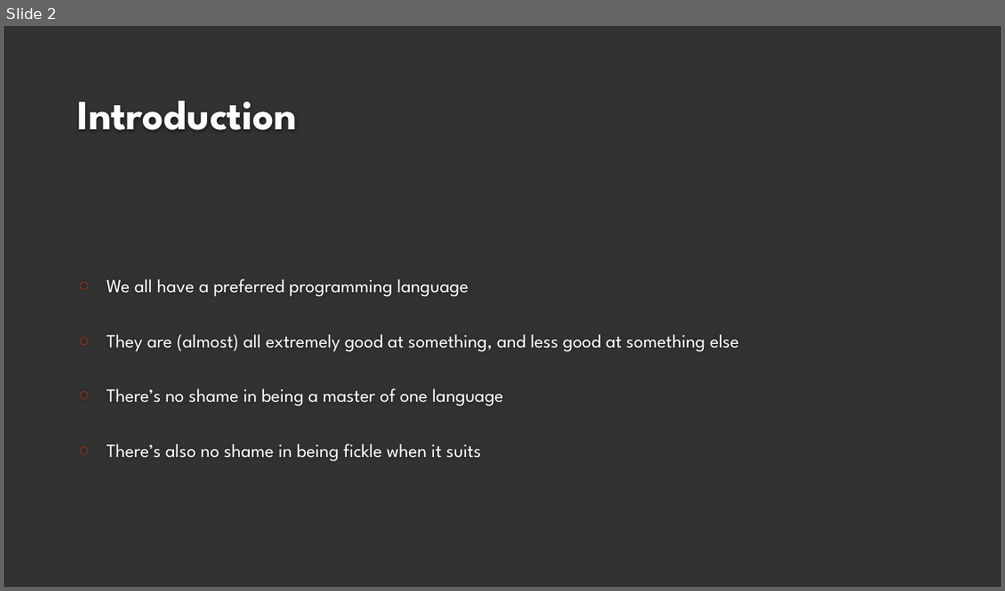
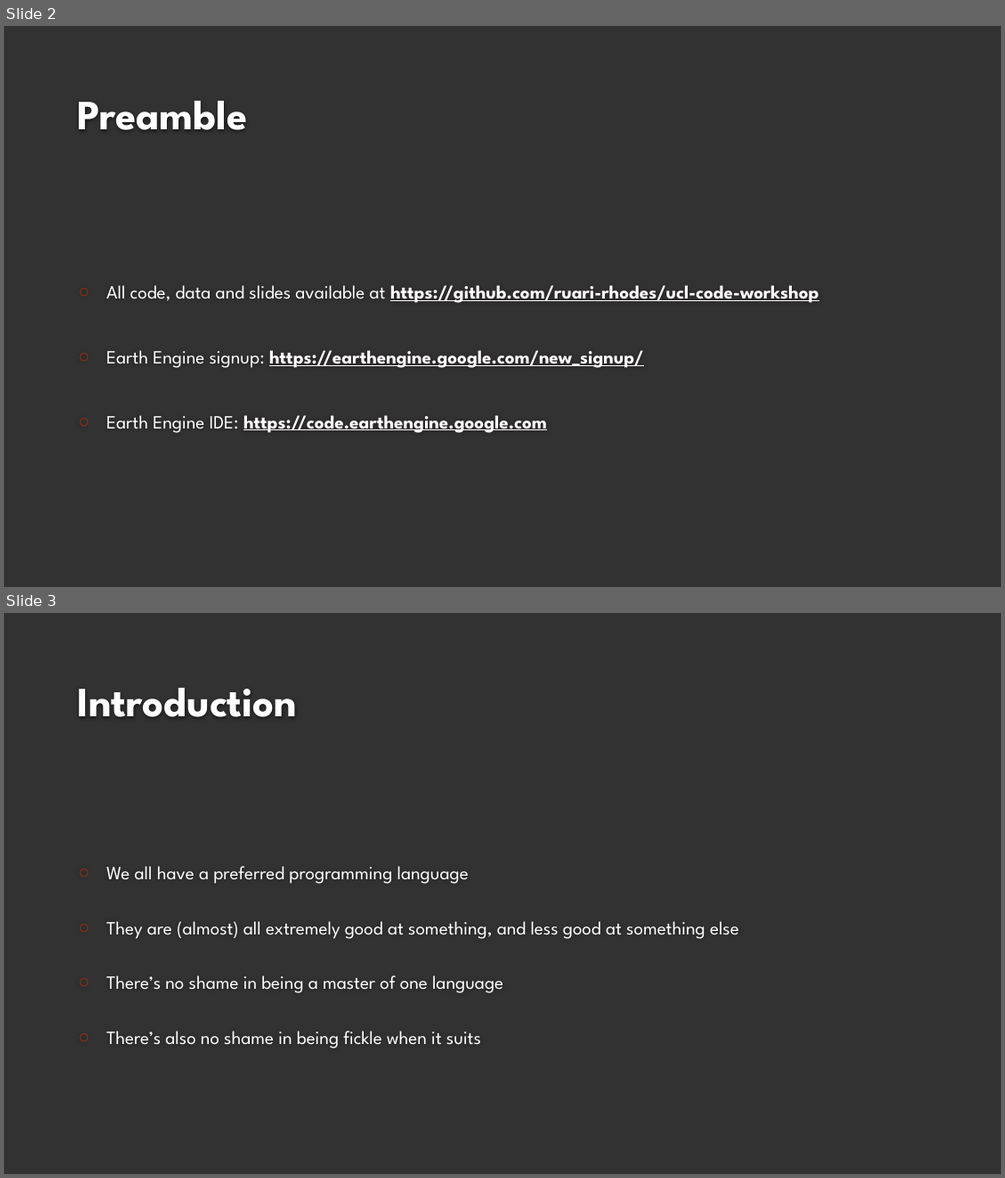
Before and after one commit to ruari-rhodes/ucl-code-workshop, a slide deck: presentation.pptx. Shown one above the other, each under a label of ours: slide 2 before the commit, slides 2 and 3 after it. The pictures are 1005x591 and 1005x1178 pixels, drawn with LibreOffice and Linux fonts; fonts in the diff are those of the drawing; background and template pictures are left out. Boxes give left, top, right and bottom in pixels: in the first picture for what was removed or moved away, otherwise in the second. Text is boxed around its words. In the diff, an @@ line names an element or a change of style, - is before the commit and + after.

```diff
--- a/presentation.pptx
+++ b/presentation.pptx
@@ slide 2 added at (4, 26, 1001, 587), background #323232 @@
@@ title added at (78, 101, 248, 130), 40 pt, text #FEFEFE, bold @@
+Preamble
@@ text added at (106, 285, 818, 433), 18 pt, text #FFFAFE, bold, underline @@
+○ All code, data and slides available at https://github.com/ruari-rhodes/ucl-code-workshop
+○ Earth Engine signup: https://earthengine.google.com/new_signup/
+○ Earth Engine IDE: https://code.earthengine.google.com
@@ what was slide 2 is now slide 3 @@
```
Also in this commit, not shown: 5 slides changed, 1 other slide added.
